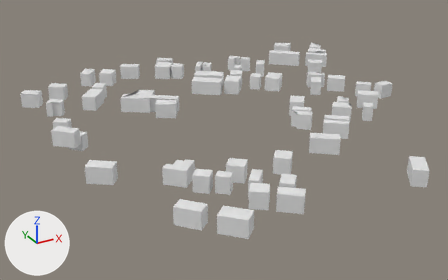
Two versions of the glTF model output/glb/tile_157.glb, one commit apart.
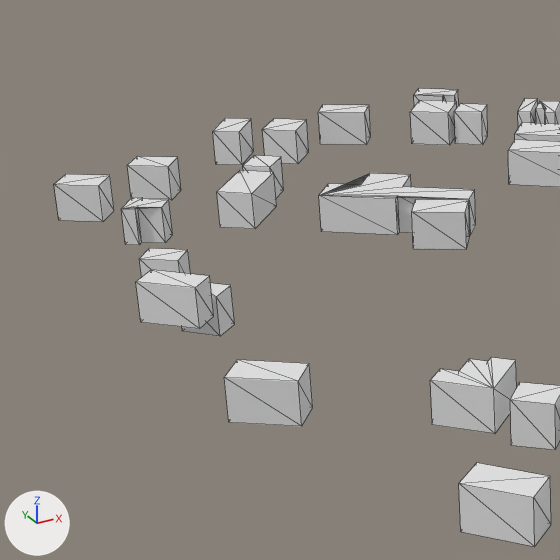
Old and new are each drawn whole from a 50 mm lens placed at (-203.0, -333.0, 154.0), pointed at (-18.0, 3.0, -14.0) and again close up on the part from 0% to 47% of the width and 9% to 84% of the height. The axes (+X, +Y, +Z) are drawn at lower left. The lights are the same throughout. The first two pictures are the older version. The close-ups show mesh edges as thin lines.
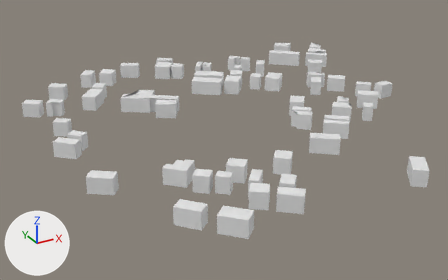
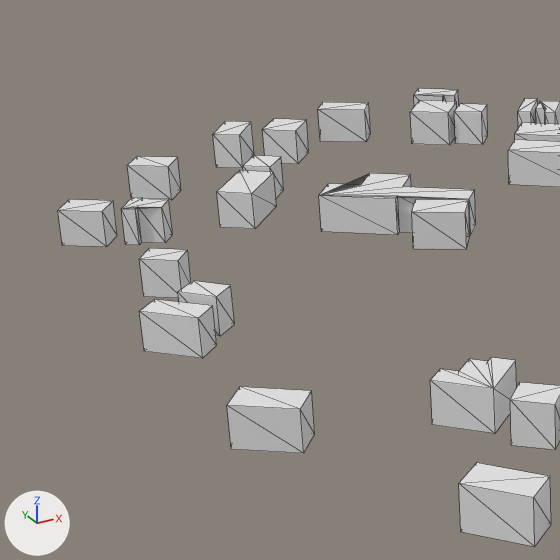
The change, as a diff of the scene's bpy script:
```diff
--- a/output/glb/tile_157.glb.py
+++ b/output/glb/tile_157.glb.py
@@ me_mesh_0 @@
 me_mesh_0.from_pydata(...)  # 580 vertices, 746 faces; spans x -130.0..129.0, y -127.0..129.0, z -7.0..12.0
 # used by ob_mesh_0; location = (0.0, 0.0, 0.0)
+# me_mesh_0 part 1: the loose piece of 8 vertices spanning x -80.0..-66.0, y 114.0..129.0, z 0.0..10.0 is moved by (0.0, 0.0, -1.0)
+# me_mesh_0 part 2: the loose piece of 8 vertices spanning x -46.0..-31.0, y 114.0..128.0, z 0.0..10.0 is moved by (0.0, 0.0, 1.0)
+# me_mesh_0 part 3: the loose piece of 8 vertices spanning x -128.0..-112.0, y 7.0..22.0, z 0.0..10.0 is moved by (0.0, 0.0, -7.0)
+# me_mesh_0 part 4: the loose piece of 8 vertices spanning x -130.0..-115.0, y 86.0..100.0, z 0.0..10.0 is moved by (0.0, 0.0, -7.0)
+# me_mesh_0 part 5: the loose piece of 8 vertices spanning x -125.0..-108.0, y -49.0..-34.0, z 0.0..10.0 is moved by (0.0, 0.0, -6.0)
```

Where the change shows, as pixel boxes [x1, y1, x2, y2] in the close-ups (560 x 560 px; the box of a moved part takes in the faces that stretch with it):
'Mesh_0', reshaped: before [54, 88, 560, 547]; after [58, 88, 560, 547]
part 1 of me_mesh_0, moved or reshaped: before [213, 118, 254, 165]; after [213, 121, 254, 168]
part 2 of me_mesh_0, moved or reshaped: before [318, 105, 371, 144]; after [318, 102, 371, 142]
part 3 of me_mesh_0, moved or reshaped: before [136, 270, 214, 329]; after [139, 299, 217, 358]
part 4 of me_mesh_0, moved or reshaped: before [54, 174, 114, 222]; after [58, 199, 117, 247]
part 5 of me_mesh_0, moved or reshaped: before [224, 360, 313, 426]; after [227, 387, 315, 453]
